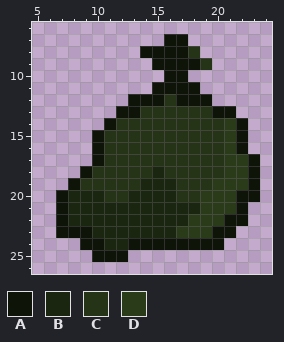
One commit to this pixel-art sprite: Bolsa verde.png. The first picture shows the starting point.
The file is 32x32 pixels. Colours within 5 levels of each other are drawn and written as one. Shown: x 5..24, y 6..26.
Palette (. is transparent): A #0f1409  B #1b2611  C #253317  D #2a3b1a
Once edited:
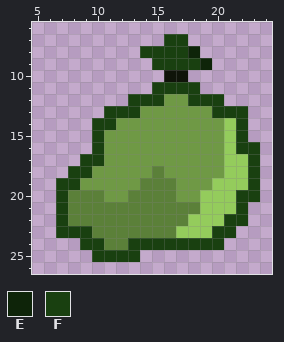
Colours new in this view: E #0e2409  F #194010
The edit:
{"colour":"B","old":"#1b2611","new":"#5b8039"}
{"colour":"C","old":"#253317","new":"#6f9945"}
{"colour":"D","old":"#2a3b1a","new":"#94cc5c"}
{"y":7,"x":16,"old":"AA","new":"FF"}
{"y":8,"x":14,"old":"AAAAC","new":"FFFFE"}
{"y":9,"x":15,"old":"AAAAC","new":"FFFFE"}
{"y":11,"x":15,"old":"AAAA","new":"FFFF"}
{"y":12,"x":13,"old":"AAA","new":"FFF"}
{"y":12,"x":17,"old":"AAA.","new":"CFFF"}
{"y":13,"x":11,"old":".AA","new":"FFF"}
{"y":13,"x":20,"old":"AA.","new":"FFF"}
{"y":14,"x":10,"old":".A","new":"FF"}
{"y":14,"x":22,"old":"A","new":"F"}
{"y":15,"x":10,"old":"A","new":"F"}
{"y":15,"x":22,"old":"A","new":"F"}
{"y":16,"x":10,"old":"A","new":"F"}
{"y":16,"x":22,"old":"A.","new":"FF"}
{"y":17,"x":9,"old":".A","new":"FF"}
{"y":17,"x":23,"old":"A","new":"F"}
{"y":18,"x":8,"old":".A","new":"FF"}
{"y":18,"x":23,"old":"A","new":"F"}
{"y":19,"x":7,"old":".A","new":"FF"}
{"y":19,"x":23,"old":"A","new":"F"}
{"y":20,"x":7,"old":"A","new":"F"}
{"y":20,"x":22,"old":"AA","new":"FF"}
{"y":21,"x":7,"old":"A","new":"F"}
{"y":21,"x":22,"old":"A","new":"F"}
{"y":22,"x":7,"old":"A","new":"F"}
{"y":22,"x":21,"old":"AA","new":"FF"}
{"y":23,"x":7,"old":"AAA","new":"FFF"}
{"y":23,"x":20,"old":"AA","new":"FF"}
{"y":24,"x":9,"old":"AA","new":"FF"}
{"y":24,"x":13,"old":"AAAAAAAA","new":"FFFFFFFF"}
{"y":25,"x":10,"old":"AAA.","new":"FFFF"}
